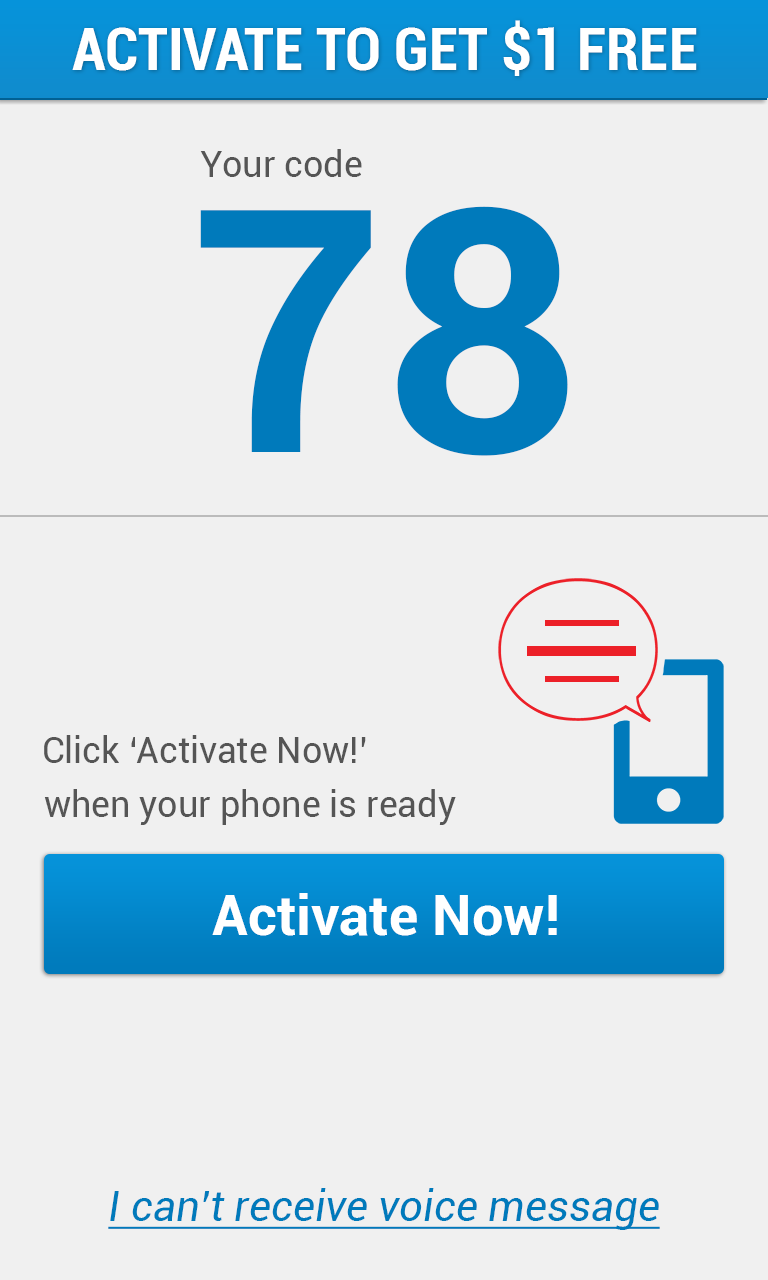
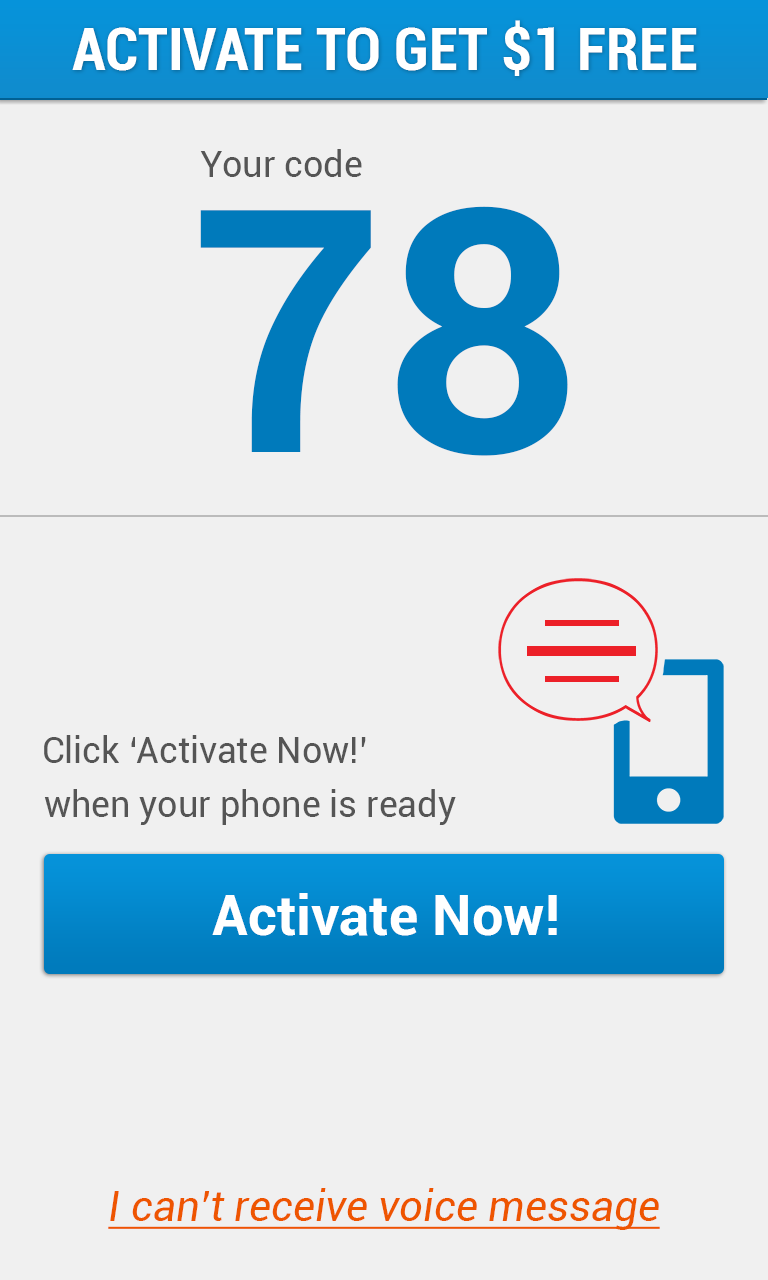
Comparing the layer stacks of the two (768, 1280) images. Changes:
painted on "I can’t receive voice message" over 108, 1188, 660, 1230
